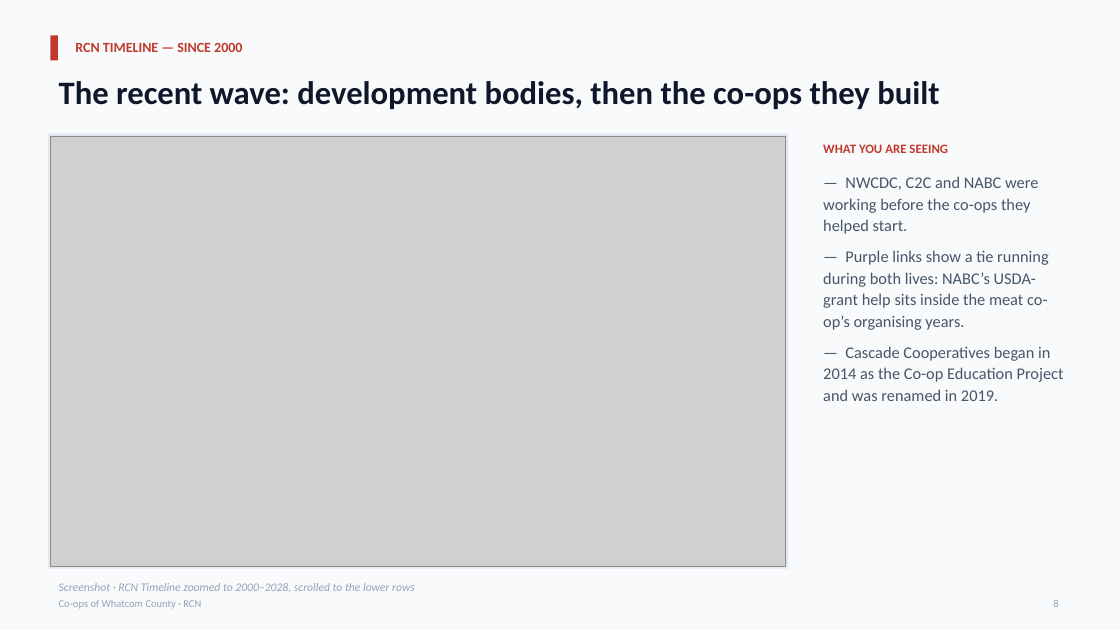
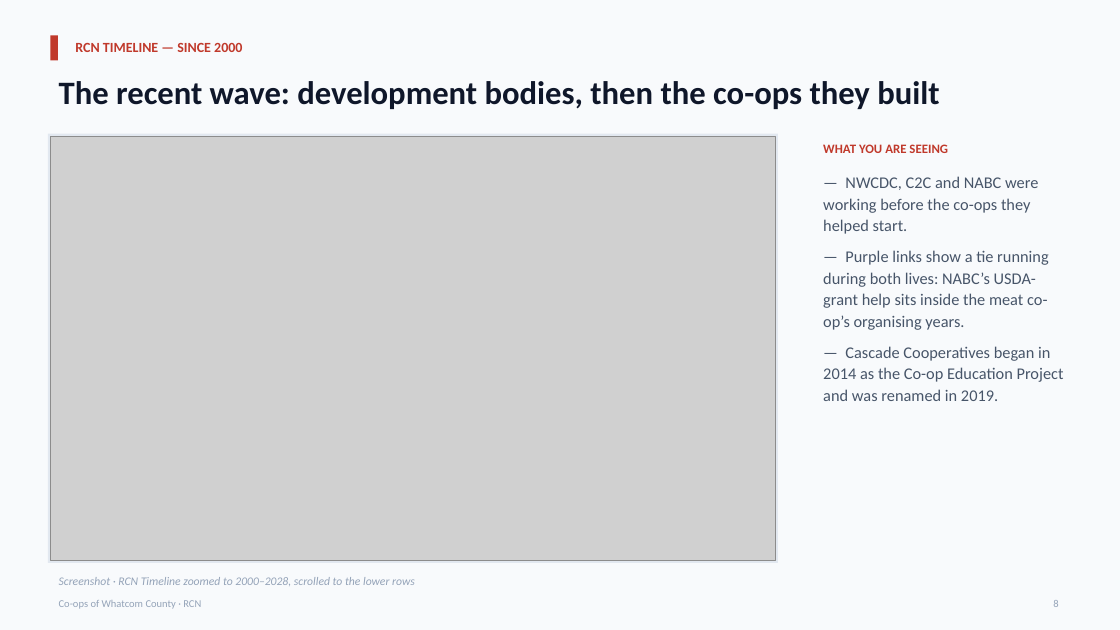
Before and after one commit to marpie1/rcn, a slide deck: slide 8 of docs/whatcom-coops-four-lenses.pptx. Drawn at 1120x630 pixels with LibreOffice and Linux fonts; fonts in the diff are those of the drawing; grey boxes stand for pictures. Boxes give left, top, right and bottom in pixels: in the first picture for what was removed or moved away, otherwise in the second. Text is boxed around its words. In the diff, an @@ line names an element or a change of style, - is before the commit and + after.

```diff
--- a/docs/whatcom-coops-four-lenses.pptx
+++ b/docs/whatcom-coops-four-lenses.pptx
@@ rectangle: place and size @@
-rectangle at <box>48,134,788,569</box>
+rectangle at <box>48,134,778,563</box>
@@ picture: place and size @@
-picture at <box>50,136,786,566</box>
+picture at <box>50,136,776,560</box>
@@ text "Screenshot · RCN Timeline zoomed ...": place and size @@
-text "Screenshot · RCN Timeline zoomed ..." at <box>59,583,415,592</box>
+text "Screenshot · RCN Timeline zoomed ..." at <box>59,577,415,586</box>
```
Also in this commit, not shown: 11 other slides changed, 5 slides added, 57 other files.
